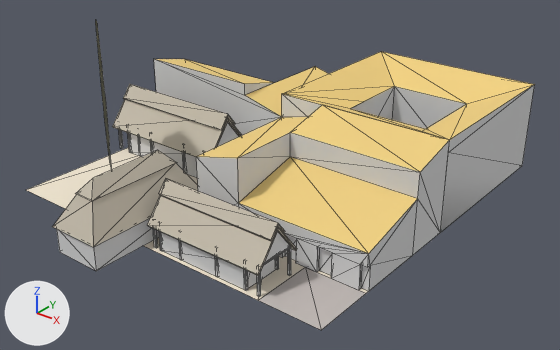
The OBJ model assets/stl_export/r2r1.obj: old version first, new version second.
Rendered twice from a 50 mm camera at (37.0, -46.5, 29.0) aimed at (2.4, -3.2, 2.2). Every picture has the same lights, and +X, +Y and +Z are marked at lower left. The picture after the commit comes second. Mesh edges are drawn as thin lines. Where no turn or scale is listed for an object, it has been applied to the vertices. Vertices at exactly the same position are counted once.

Script lines for the objects in view, before the commit:
```python
mat_cortyard = principled_material('cortyard')
mat_cortyard.base_color = (0.878, 0.792, 0.651)  # pale yellow #f1e6d3
mat_cortyard.roughness = 1.0
mat_material = principled_material('Material')
mat_material.base_color = (0.878, 0.639, 0.224)  # yellow #f1d182
mat_material.roughness = 1.0
mat_straw = principled_material('straw')
mat_straw.base_color = (0.569, 0.514, 0.42)  # light grey #c7bead
mat_straw.roughness = 1.0
me_r2r1 = bpy.data.meshes.new('r2r1')
me_r2r1.from_pydata(...)  # 520 vertices, 798 faces; spans x -15.7..15.0, y -19.4..15.0, z 0.0..14.4
# faces by material slot: [10, 595, 23, 4, 68, 98]
me_r2r1.materials.append(mat_cortyard)  # pale yellow #f1e6d3
me_r2r1.materials.append(mat_default)  # light grey #dadada
me_r2r1.materials.append(mat_material)  # yellow #f1d182
me_r2r1.materials.append(mat_road)  # light grey #c2bab6
me_r2r1.materials.append(mat_w)  # beige #e2e2bc
me_r2r1.materials.append(mat_straw)  # light grey #c7bead
# before: 15 (4.0, 11.0, 6.0) at pixel (394, 86), 16 (4.0, 4.0, 6.0) at pixel (350, 108), 17 (4.0, 6.0, 6.0) at pixel (363, 101), 21 (11.0, 4.0, 6.0) at pixel (425, 128), 22 (11.0, 11.0, 6.0) at pixel (466, 103)
ob_r2r1 = bpy.data.objects.new('r2r1', me_r2r1)
ob_r2r1.location = (0.0, 0.0, 0.0)
```
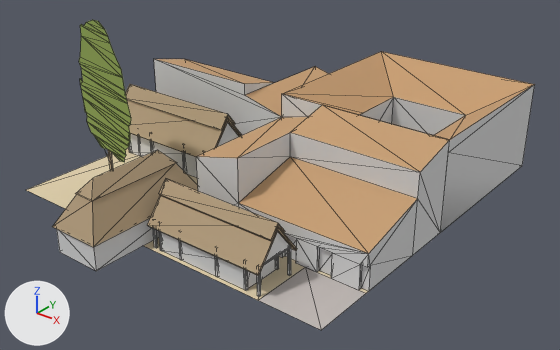
Pixel boxes (x1, y1, x2, y2) of what changed, in the pictures (560 x 350 px; the box of a moved part takes in the faces that stretch with it):
'r2r1', recoloured, reshaped
    before: (27, 21, 535, 330)
    after: (27, 20, 535, 330)
part 1 of me_r2r1, moved or reshaped
    before: (96, 21, 112, 170)
    after: (79, 20, 131, 170)
part 2 of me_r2r1, moved or reshaped
    both: (283, 52, 534, 140)

Patch to the scene script:
```diff
--- a/assets/stl_export/r2r1.obj.py
+++ b/assets/stl_export/r2r1.obj.py
@@ mat_cortyard @@
 mat_cortyard = principled_material('cortyard')
-mat_cortyard.base_color = (0.878, 0.792, 0.651)  # pale yellow #f1e6d3
+mat_cortyard.base_color = (0.757, 0.639, 0.427)  # beige #e2d1af
 mat_cortyard.roughness = 1.0
@@ mat_material @@
 mat_material = principled_material('Material')
-mat_material.base_color = (0.878, 0.639, 0.224)  # yellow #f1d182
+mat_material.base_color = (0.577, 0.349, 0.176)  # brown #c89f74
 mat_material.roughness = 1.0
@@ mat_straw @@
 mat_straw = principled_material('straw')
-mat_straw.base_color = (0.569, 0.514, 0.42)  # light grey #c7bead
+mat_straw.base_color = (0.447, 0.333, 0.204)  # beige #b29c7d
 mat_straw.roughness = 1.0
@@ me_r2r1 @@
 me_r2r1.from_pydata(...)  # 520 vertices, 798 faces; spans x -15.7..15.0, y -19.4..15.0, z 0.0..14.4
 # used by ob_r2r1; location = (0.0, 0.0, 0.0)
+# me_r2r1 part 1: the loose piece of 67 vertices spanning x -12.0..-5.2, y -13.9..-8.3, z 0.0..14.4 is scaled about its middle by (1.25, 0.393, 1)
+# me_r2r1 part 2
+for i in [15, 16, 17, 21, 22]: me_r2r1.vertices[i].co += Vector((0.0, 0.0, -1.0))
 me_r2r1.materials.append(mat_cortyard)
```
